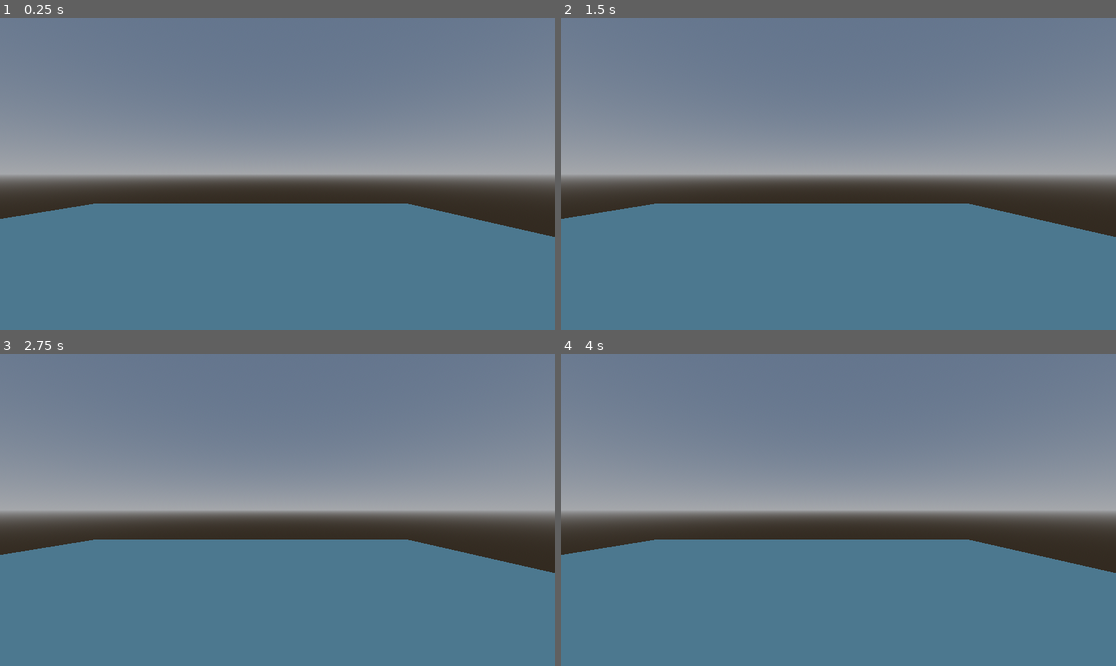
Above: before the commit, frames 1-4 (two rows, left to right).
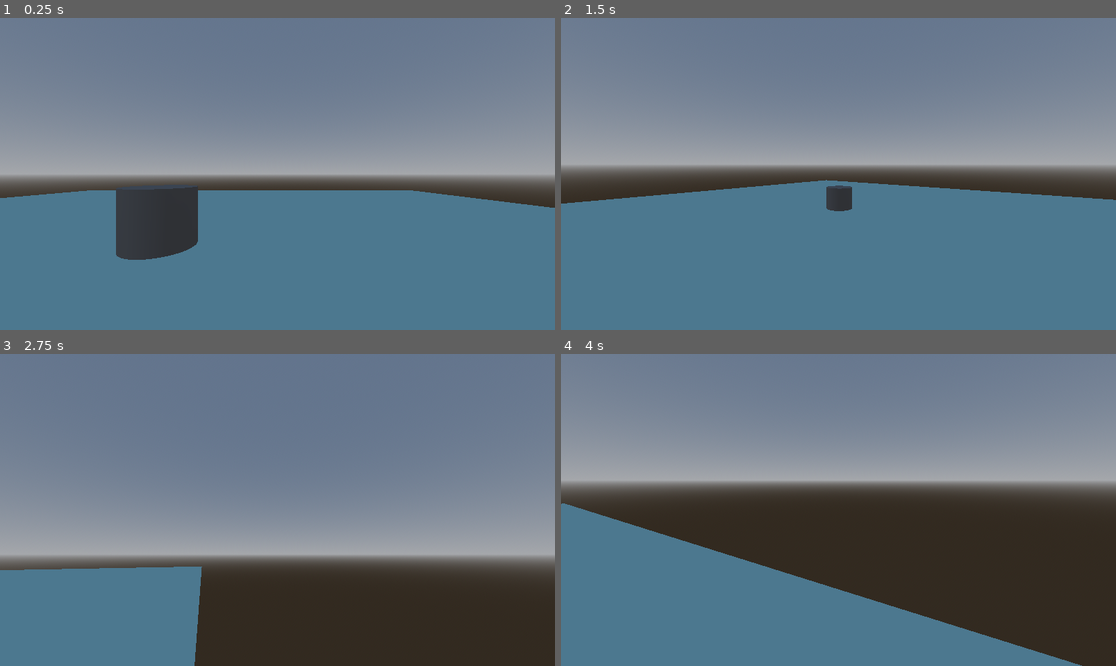
Above: after the commit, the same moments.

Repository: ThePeachyOne/GGJ2025
Game: Godot game, scene res://scenes/main.tscn
Same seed, same stepped clock (60 frames per second), same inputs: the game is played once before the commit and once after it.
Inputs (mouse positions are in pixels of both pictures, inside the frame that each line leads up to):
- Up to frame 1 (0.25 s): no input
- Up to frame 2 (1.5 s): tap Enter at 0.5 s; move the mouse to (960, 158) at 0.52 s; hold D (Walk_Right) 0.53-1.28 s; tap Space (Jump) at 0.77 s; move the mouse to (727, 189) at 1.27 s; hold S (Walk_Backwards) from 1.28 s (still down)
- Up to frame 3 (2.75 s): tap Space (Jump) at 1.52 s; move the mouse to (333, 441) at 2.02 s; release S (Walk_Backwards) at 2.03 s; hold D (Walk_Right) from 2.03 s (still down)
- Up to frame 4 (4 s): move the mouse to (810, 572) at 2.77 s; release D (Walk_Right) at 2.78 s; hold W (Walk_Forward) 2.78-3.53 s; tap Space (Jump) at 3.02, 3.77 s; move the mouse to (1005, 556) at 3.52 s; hold A (Walk_Left) from 3.53 s (still down)

The runs differ from the first frame. In frame 1, 7.2% of the frame differs, in the area x 0-100%, y 53-78%; in frame 2, 12%; in frame 3, 46%, in the area x 0-100%, y 40-100%; in frame 4, 32%.
Error before the commit: Parse Error: Expected indented block after "if" block. (res://scripts/player.gd:59)

Commit message:
Pull addons?
Addons folder should be here

Diff:
--- a/bubblequest/scenes/main.tscn
+++ b/bubblequest/scenes/main.tscn
@@ -21,11 +21,13 @@
 material = SubResource("StandardMaterial3D_mqfii")
 size = Vector3(20, 1, 20)
 
+[sub_resource type="CylinderMesh" id="CylinderMesh_yowjt"]
+
 [node name="Node3D" type="WorldEnvironment"]
 environment = SubResource("Environment_7crbi")
 
 [node name="player_root" parent="." instance=ExtResource("1_viqq0")]
-transform = Transform3D(1, 0, 0, 0, 1, 0, 0, 0, 1, 1.67867, 1.77451, 2.91354)
+transform = Transform3D(1, 0, 0, 0, 1, 0, 0, 0, 1, 1.67867, 1.50621, 2.91354)
 
 [node name="RigidBody3D" type="StaticBody3D" parent="."]
 
@@ -35,3 +37,7 @@
 [node name="MeshInstance3D" type="MeshInstance3D" parent="RigidBody3D"]
 mesh = SubResource("BoxMesh_iiy35")
 skeleton = NodePath("")
+
+[node name="MeshInstance3D" type="MeshInstance3D" parent="."]
+transform = Transform3D(1, 0, 0, 0, 1, 0, 0, 0, 1, 0, 0.335127, 0)
+mesh = SubResource("CylinderMesh_yowjt")
--- a/bubblequest/scenes/player.tscn
+++ b/bubblequest/scenes/player.tscn
@@ -8,7 +8,6 @@
 
 [node name="player_root" type="CharacterBody3D"]
 script = ExtResource("1_ia6qt")
-ROTATE_ADJUST = null
 
 [node name="CollisionShape3D" type="CollisionShape3D" parent="."]
 shape = SubResource("CapsuleShape3D_xf067")
--- a/bubblequest/scripts/player.gd
+++ b/bubblequest/scripts/player.gd
@@ -11,11 +11,15 @@
 #viewbob constants
 var bob_frequency
 var bob_amplitude
+var camera_default
+var bob_level = 0
+var bob_direction = 1
 
 
 
 func _ready():
 	Input.set_mouse_mode(Input.MOUSE_MODE_CAPTURED)
+	camera_default = $Camera3D.position
 
 func _unhandled_input(event):
 	match event.get_class():
@@ -56,7 +60,11 @@
 		velocity.x = move_toward(velocity.x, 0, SPEED)
 		velocity.z = move_toward(velocity.z, 0, SPEED)
 
-	if velocity != 0:
-		#if
+	if velocity != Vector3(0,0,0):
+		bob_level += .1 * bob_direction
+		if bob_level > 2 or bob_level < -2:
+			bob_direction *= 1
+		$Camera3D.position.y = sin(bob_level * 2) * .05
+
 
 	move_and_slide()
Not shown: 1 places in bubblequest/scenes/main.tscn that only renumber resources
